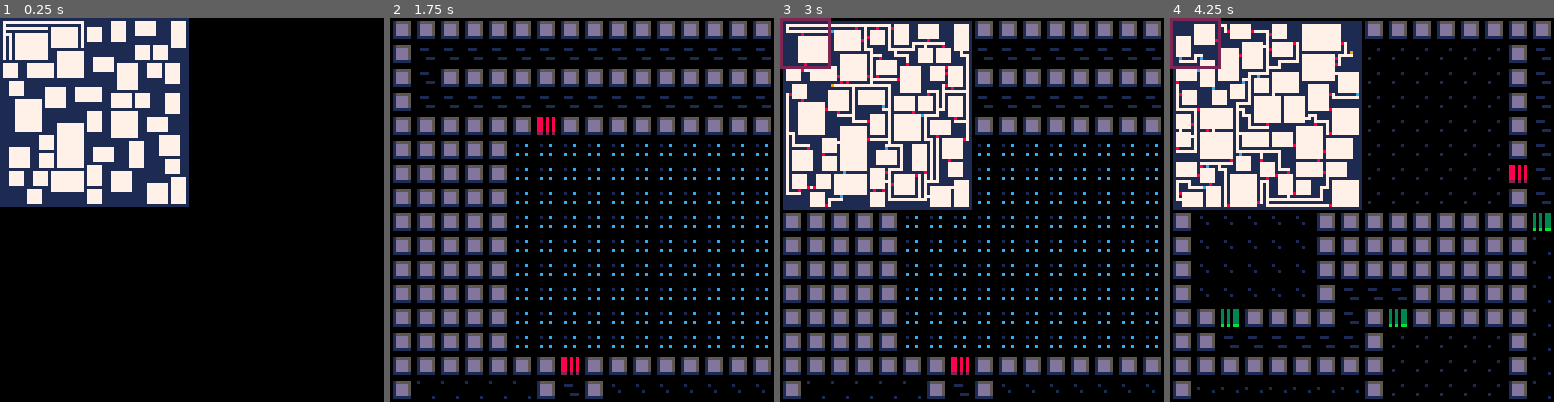
Above: before the commit, frames 1-4 (left to right).
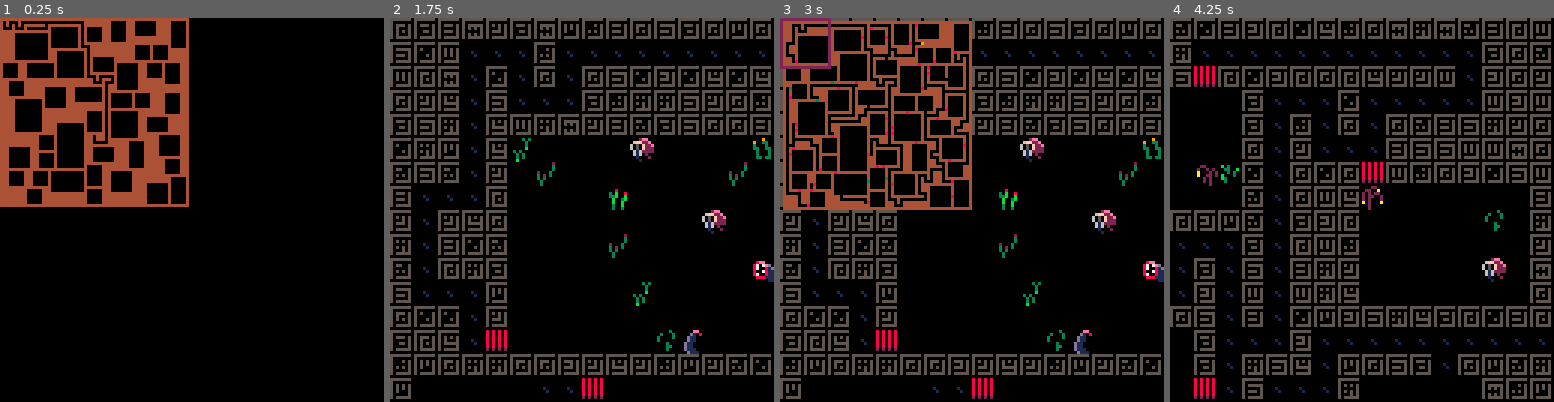
Above: after the commit, the same moments.

Repository: theRenard/PICO-8-Dungeon-Generator
Game: PICO-8 cartridge dungeon-generator.p8
Same seed, same stepped clock (60 frames per second), same inputs: the game is played once before the commit and once after it.
Inputs:
- Up to frame 1 (0.25 s): no input
- Up to frame 2 (1.75 s): tap O (Z key) at 0.33, 0.7, 1.43 s; tap X (X key) at 1.07 s
- Up to frame 3 (3 s): hold Left 1.97-2.37 s; tap X (X key) at 2.07, 2.4, 2.73 s; tap O (Z key) at 2.22 s; hold Down 2.42-2.82 s; hold Right from 2.87 s (still down)
- Up to frame 4 (4.25 s): tap X (X key) every 0.33 s from 3.07 to 4.07 s; tap O (Z key) at 3.1, 3.98 s; release Right at 3.53 s; hold Up 3.58-4.08 s; hold Right from 4.13 s (still down)

The runs differ from the first frame. In frame 1, 24% of the frame differs, in the area x 0-50%, y 0-50%; in frame 2, 37%; in frame 3, 49%; in frame 4, 57%, in the area x 0-100%, y 0-100%.

Commit message:
Enhance dungeon generation with improved comments, update tile type assignments, and refine camera movement logic for better gameplay experience.

Diff:
--- a/lua/generator.lua
+++ b/lua/generator.lua
@@ -1,10 +1,10 @@
--- Copyright (c) 2024 Daniele Tabanella under the MIT license
-
---2220
---17919
-
 --[[
-    MAZE/DUNGEON GENERATOR
+    - [Rooms and Mazes: A Procedural Dungeon Generator](https://journal.stuffwithstuff.com/2014/12/21/rooms-and-mazes/)
+    - [Maze Generation: Growing Tree Algorithm](https://weblog.jamisbuck.org/2011/1/27/maze-generation-growing-tree-algorithm)
+]]
+
+--[[
+    DUNGEON GENERATOR
 
     This function creates a procedural maze/dungeon with the following features:
     - Random room placement
@@ -12,6 +12,15 @@
     - Region connection to ensure all areas are accessible
     - Dead end removal to create more interesting layouts
     - Configurable parameters for size, complexity, and visual output
+]]
+
+--[[
+        TILE types:
+        - wl_tl: wall tile = 4
+        - flr_tl: floor tile = 0
+        - op_tl: open tile = 3
+        - csd_tl: closed tile = 8
+        - xt_tl: exit tile = 9
 ]]
 
 function make_mz(cfg)
@@ -35,7 +44,7 @@
     --[[ TILE TYPES ]]
     -- wl_tl: wall tile, flr_tl: floor tile, op_tl: open tile
     -- csd_tl: closed tile, xt_tl: exit tile
-    local wl_tl, flr_tl, op_tl, csd_tl, xt_tl = cfg.wl_tl or 1, cfg.flr_tl or 7, cfg.op_tl or 12, cfg.csd_tl or 8, cfg.xt_tl or 9
+    local wl_tl, flr_tl, op_tl, csd_tl, xt_tl = cfg.wl_tl or 4, cfg.flr_tl or 0, cfg.op_tl or 3, cfg.csd_tl or 8, cfg.xt_tl or 9
 
     --[[ DATA STRUCTURES ]]
     -- mz: main maze array (contains tile types)
--- a/lua/main.lua
+++ b/lua/main.lua
@@ -1,80 +1,150 @@
+-- Dungeon Generator for PICO-8
+-- This program generates procedural dungeons using maze generation algorithms
+
+-- set map size to 128x128 pixels (16x16 tiles)
+-- poke(0x5f56, width), poke(0x5f57, height) in pixels
+-- poke(0x5f56, 128)
+-- poke(0x5f57, 128)
+
 cls()
 
+-- Dungeon dimensions in tiles (32x32 = 256x256 pixels)
 local dungeonWidth = 64
 local dungeonHeight = 64
+-- 2D array to store the dungeon layout
 local dungeon = {}
 
+-- Main function to generate a new dungeon
 function create_dungeon()
+  -- Generate maze using the maze generator library
+  -- Parameters:
+  --   draw: true = visualize generation process
+  --   mth: 0 = maze generation method
+  --   w/h: width and height of dungeon
+  --   xtrconn: 80 = extra connections for more open layout
+  --   exits: 1 = number of exit points
+
   dungeon, chambers = make_mz({
     draw = true,
-    mth = 2,
+    mth = 0,
     w = dungeonWidth,
     h = dungeonHeight,
     xtrconn = 80,
     exits = 1
   })
+
+  -- Convert the generated maze to PICO-8 map tiles
+  -- foreach_2darr iterates through each position in the 2D array
   foreach_2darr(
     dungeon, function(x, y)
-      mset(x - 1, y - 1, dungeon[x][y])
+      -- Set map tile at (x-1, y-1) to the dungeon value
+      -- PICO-8 map coordinates are 0-based, so we subtract 1
+      --[[
+        TILE types:
+        - wl_tl: wall tile = 4
+        - flr_tl: floor tile = 0
+        - op_tl: open tile = 3
+        - csd_tl: closed tile = 8
+        - xt_tl: exit tile = 9
+]]
+      local tileType = dungeon[x][y]
+      local tileValue = 0
+      if tileType == 4 then
+        tileValue = int_rnd(16) + 16 -- tile is from 16 to 31
+      elseif tileType == 3 then
+        tileValue = 34
+      elseif tileType == 8 then
+        tileValue = 33
+      elseif tileType == 9 then
+        tileValue = 32
+      else
+        tileValue = 1
+      end
+      mset(x - 1, y - 1, tileValue)
     end
   )
+
+  -- Process chambers (rooms) to add variety to floor tiles
   -- iterate over the chambers with pairs
   for region, posn in pairs(chambers) do
     -- iterate over the chamber's tiles with ipairs
     for pos in all(posn) do
       -- set the tile to a random floor tile
-      -- tile is from 2 to 7
-      local tile = region % 6 + 2
-      mset(pos.x - 1, pos.y - 1, tile)
+      -- tile is from 2 to 15 (different floor tile types)
+      local tile = 0
+      local tileValue = one_in(7) and int_rnd(14) + 2 or 0
+      mset(pos.x - 1, pos.y - 1, tileValue)
     end
   end
 end
 
+-- Toggle debug map overlay on/off
 function toggle_map_draw()
   map_draw = not map_draw
 end
 
+-- PICO-8 initialization function - called once at startup
 function _init()
+  -- Start with debug overlay disabled
   map_draw = false
+  -- Generate the initial dungeon
   create_dungeon()
 end
 
+-- Camera position variables for scrolling the view
 -- the coordinates of the upper left corner of the camera
 cam_x = 0
 cam_y = 0
 
+-- PICO-8 update function - called every frame
 function _update()
+  -- Handle camera movement with arrow keys (buttons 0-3)
+  -- Left arrow (button 0): move camera left if not at left edge
   if (btn(0) and cam_x > 0) cam_x -= 8
+  -- Right arrow (button 1): move camera right if not at right edge
   if (btn(1) and cam_x < (dungeonWidth * 8) - 128) cam_x += 8
+  -- Up arrow (button 2): move camera up if not at top edge
   if (btn(2) and cam_y > 0) cam_y -= 8
+  -- Down arrow (button 3): move camera down if not at bottom edge
   if (btn(3) and cam_y < (dungeonHeight * 8) - 128) cam_y += 8
-  if btn(4) then
+  -- Button 4 (X): generate a new dungeon
+  if btnp(4) then
+    -- reset card
     create_dungeon()
   end
+
+  -- Button 5 (C): toggle debug overlay (only on press, not hold)
   if btnp(5) then
     toggle_map_draw()
   end
 end
 
+-- PICO-8 draw function - called every frame after _update()
 function _draw()
+  -- Clear the screen
   cls()
-  -- set the camera to the current location
+
+  -- Set the camera to the current scroll position
+  -- This will offset all drawing operations
   camera(cam_x, cam_y)
 
-  -- draw the entire map at (0, 0), allowing
+  -- Draw the entire map at (0, 0), allowing
   -- the camera and clipping region to decide
-  -- what is shown
+  -- what is shown on screen
   map(0, 0, 0, 0, dungeonWidth, dungeonHeight)
+
+  -- Debug overlay: show raw dungeon data as pixels
   if map_draw then
-  foreach_2darr(
+    foreach_2darr(
       dungeon, function(x, y)
-      -- draw the debug overlay from top and left,
-      -- always fixed on screen regardless of camera
+        -- draw the debug overlay from top and left,
+        -- always fixed on screen regardless of camera
+        -- Each pixel represents the tile value at that position
         pset(x + cam_x, y + cam_y, dungeon[x][y])
       end
     )
 
-    -- draw a red rectangle (color 8) that covers the screen and moves with the camera
+    -- draw a red rectangle (color 2) that covers the screen and moves with the camera
     -- the rectangle should be the size of the visible screen (128x128)
     -- and move with the camera, so its top-left is always at (cam_x, cam_y)
     local x = cam_x + 16 + (((128 - cam_x) / 8) * -1)
@@ -84,8 +154,9 @@
     rect(x, y, x + w, y + h, 2)
   end
 
-  -- reset the camera then print the camera
-  -- coordinates on screen
+  -- Reset the camera to draw UI elements in screen coordinates
   camera()
+
+  -- Uncomment the line below to show camera coordinates for debugging
   --   print('('..cam_x..', '..cam_y..')', 0, 0, 7)
 end
Not shown, changed: 151 lines of the sprite sheet (__gfx__) section of dungeon-generator.p8
Not shown, changed: the thumbnail (__label__) section of dungeon-generator.p8
Not shown, added: dungeon-creator.p8.png
